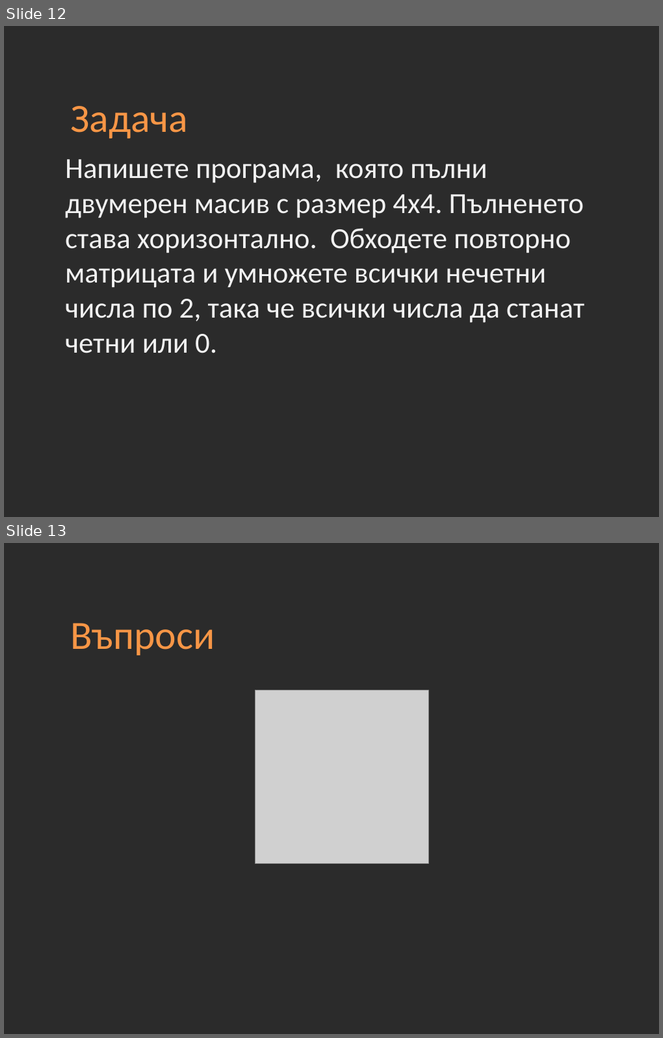
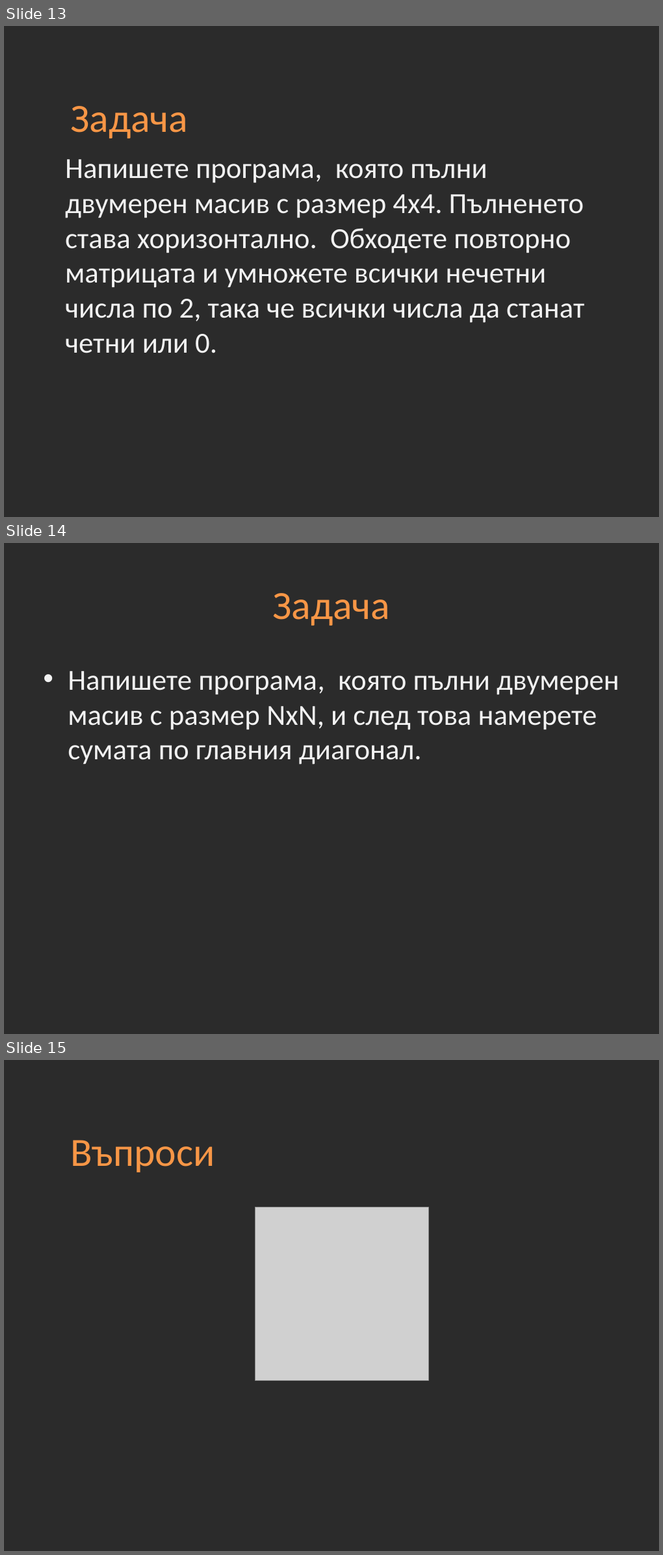
Before and after one commit to Academy-Soft-Intellect/Programming-Introduction-CSharp-Course, a slide deck: 07-Arrays.pptx. Shown one above the other, each under a label of ours: slides 12 and 13 before the commit, slides 13, 14 and 15 after it. The pictures are 663x1038 and 663x1555 pixels, drawn with LibreOffice and Linux fonts; fonts in the diff are those of the drawing; grey boxes stand for pictures; background and template pictures are left out; a plain dark background stands for a picture behind light text. Boxes give left, top, right and bottom in pixels: in the first picture for what was removed or moved away, otherwise in the second. Text is boxed around its words. In the diff, an @@ line names an element or a change of style, - is before the commit and + after.

```diff
--- a/07-Arrays.pptx
+++ b/07-Arrays.pptx
@@ slide 14 added at [4, 543, 659, 1034], background picture (left out) @@
@@ title added at [272, 593, 390, 626], 44 pt, text #F79646 @@
+Задача
@@ text added at [68, 671, 620, 765], 32 pt, text #F2F2F2 @@
+• Напишете програма, която пълни двумерен масив с размер NxN, и след това намерете сумата по главния диагонал.
@@ what was slide 12 is now slide 13 @@
@@ what was slide 13 is now slide 15 @@
```
Also in this commit, not shown: 1 other slide added, 1 other file.
